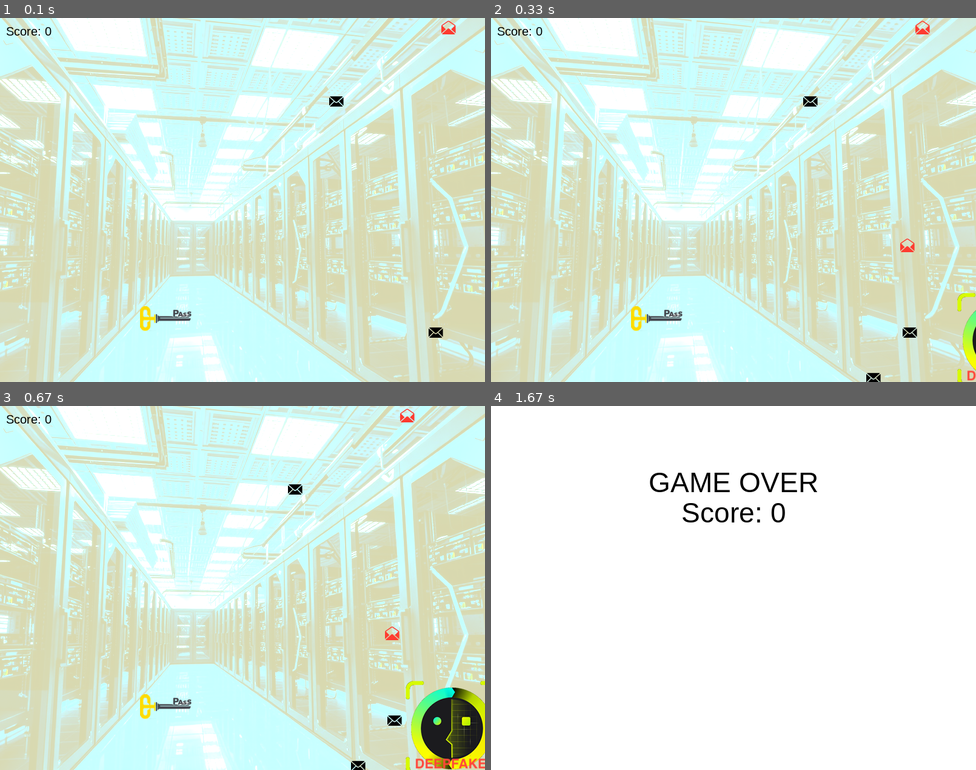
Above: before the commit, frames 1-4 (two rows, left to right).
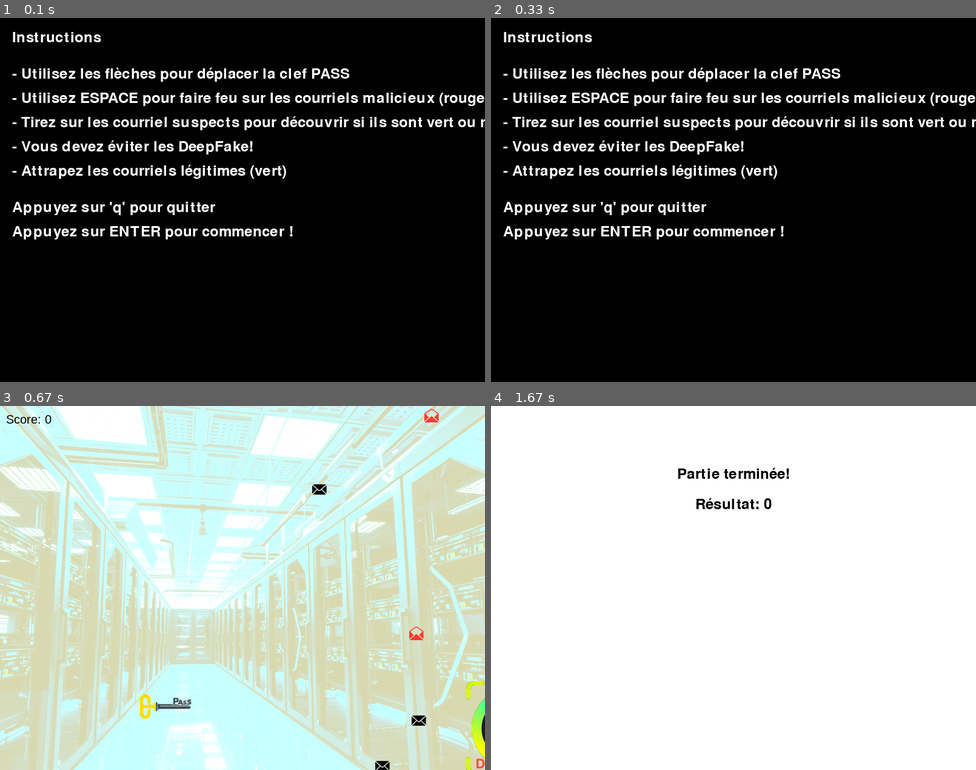
Above: after the commit, the same moments.

Repository: jwhite909/pygame
Game: pygame game, started from main.py
Two runs of this game, one before a commit and one after it. Both use one fixed random seed, a clock stepped at 60 frames per second and the inputs below.
Inputs:
- Up to frame 1 (0.1 s): no input
- Up to frame 2 (0.33 s): no input
- Up to frame 3 (0.67 s): tap Enter at 0.33 s
- Up to frame 4 (1.67 s): hold Right 0.67-1.13 s; hold Up 1.17-1.47 s; tap Space at 1.23, 1.57 s; hold Right from 1.5 s (still down)

The runs differ from the first frame. In frame 1, 99% of the frame differs, in the area x 0-100%, y 0-100%; in frame 2, 99%; in frame 3, 3.7%; in frame 4, 1.4%.

Commit message:
Ajout de l'écran pour les instructions du jeu

Diff:
--- a/main.py
+++ b/main.py
@@ -45,6 +45,7 @@
     GREEN = (0, 255, 0)
     YELLOW = (255,255,0)
     BLACK = (0,0,0)
+
     # Initialize game variables
     player_x = SCREEN_WIDTH // 3
     player_y = SCREEN_HEIGHT - 100
@@ -71,11 +72,11 @@
         screen.fill((255, 255, 255))
 
         # Display the "Game Over" text in bold font
-        game_over_text  = font.render("GAME OVER", True, (0, 0, 0))
+        game_over_text  = font.render("Partie terminée!", True, (0, 0, 0))
         screen.blit(game_over_text, (SCREEN_WIDTH // 2 - game_over_text.get_width() // 2, 100))
 
         # Display the player's score
-        score_text  = font.render(f"Score: {score}", True, (0, 0, 0))
+        score_text  = font.render(f"Résultat: {score}", True, (0, 0, 0))
         screen.blit(score_text, (SCREEN_WIDTH // 2 - score_text.get_width() // 2, 150))
 
         # Update the display
@@ -85,9 +86,58 @@
         sys.exit()
 
 
+
+
+
+
+    # Police
+    font = pygame.font.Font(None, 36)
+
+    # Fonction pour afficher le texte sur l'écran
+    def draw_text(text, font, color, surface, x, y):
+        text_obj = font.render(text, True, color)
+        text_rect = text_obj.get_rect()
+        text_rect.topleft = (x, y)
+        surface.blit(text_obj, text_rect)
+
+    # Fonction de l'écran des instructions
+    def show_instructions():
+        running = True
+        while running:
+            screen.fill(BLACK)
+
+            draw_text("Instructions", font, WHITE, screen, 20, 20)
+            draw_text("- Utilisez les flèches pour déplacer la clef PASS", font, WHITE, screen, 20, 80)
+            draw_text("- Utilisez ESPACE pour faire feu sur les courriels malicieux (rouge) ", font, WHITE, screen, 20, 120)
+            draw_text("- Tirez sur les courriel suspects pour découvrir si ils sont vert ou rouge!", font, WHITE, screen, 20, 160)
+            draw_text("- Vous devez éviter les DeepFake!", font, WHITE, screen, 20, 200)
+            draw_text("- Attrapez les courriels légitimes (vert) ", font, WHITE, screen, 20, 240)
+            draw_text("Appuyez sur 'q' pour quitter", font, WHITE, screen, 20, 300)
+            draw_text("Appuyez sur ENTER pour commencer !", font, WHITE, screen, 20, 340)
+
+            pygame.display.flip()
+
+            for event in pygame.event.get():
+                if event.type == pygame.QUIT:
+                    pygame.quit()
+                    sys.exit()
+                if event.type == pygame.KEYDOWN:
+                    if event.key == pygame.K_RETURN:  # Démarre le jeu si ENTER est pressé
+                        running = False
+                    if event.key == pygame.K_ESCAPE:  # Quitte le jeu si ESC est pressé
+                        pygame.quit()
+                        sys.exit()
+
+
+
+    # Appel de la fonction d'instructions
+    show_instructions()
+
+
     # Game loop
 
     while True:
+
         screen.blit(background_image, (0, 0))
         for event in pygame.event.get():
             if event.type == pygame.QUIT:
Not shown, added: pygame.code-workspace
